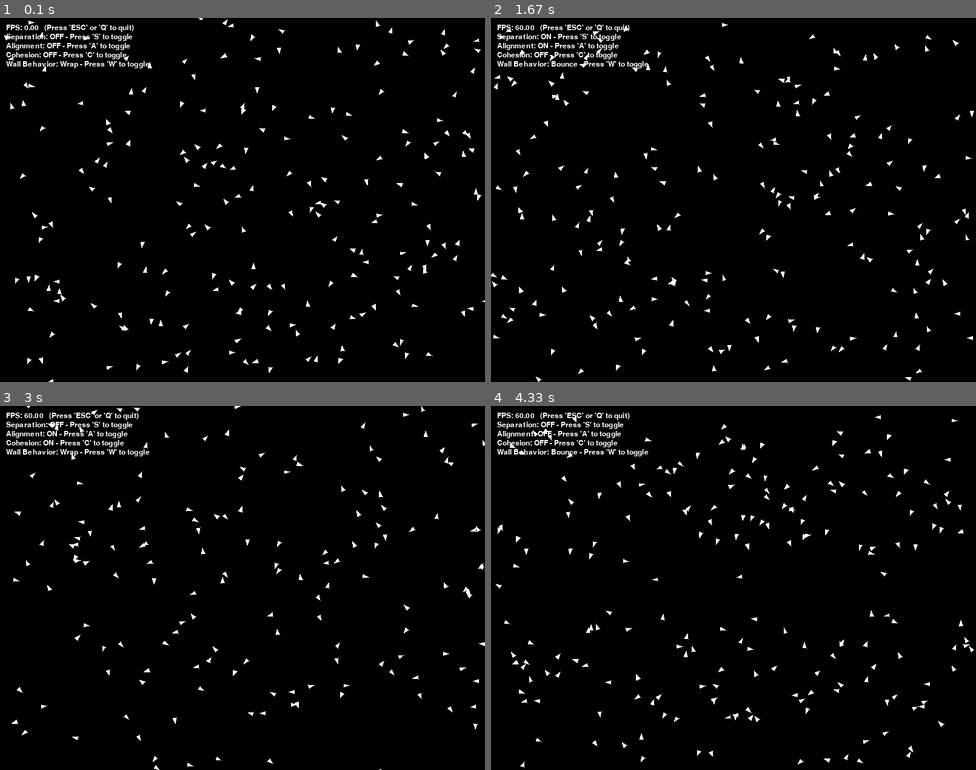
Above: before the commit, frames 1-4 (two rows, left to right).
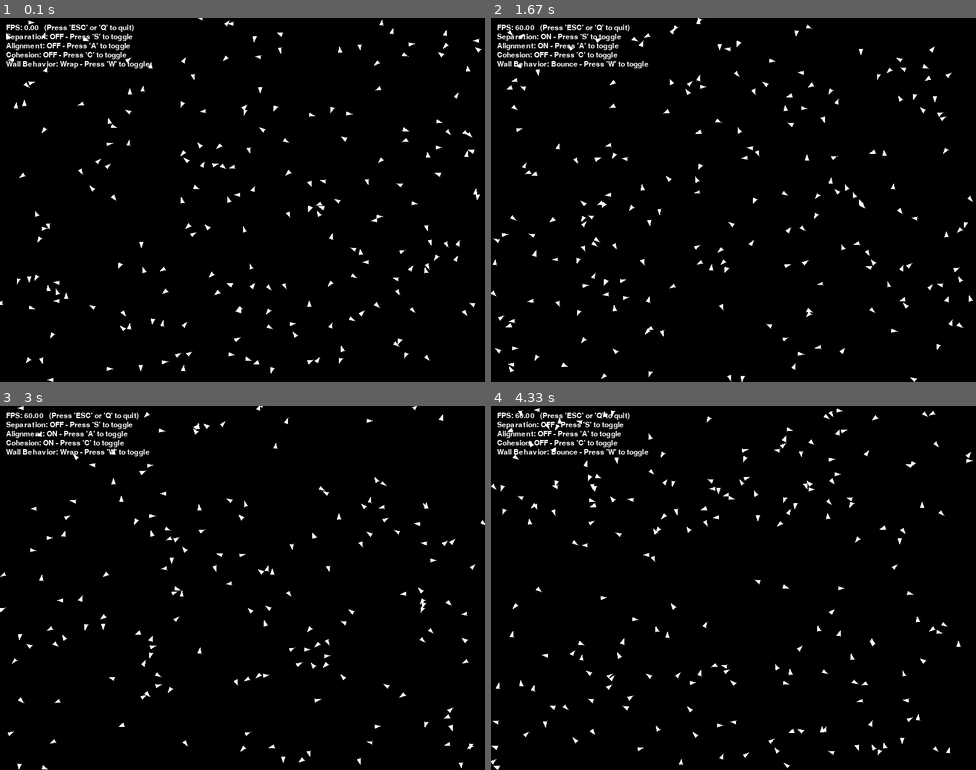
Above: after the commit, the same moments.

Repository: eliotjerusalmi/lab8-pygame
Game: pygame game, started from boids_exam.py
The game is run twice, just before and just after one commit, with the same random seed, the same clock (stepped at 60 frames per second) and the same inputs.
Inputs:
- Up to frame 1 (0.1 s): no input
- Up to frame 2 (1.67 s): hold W 0.33-0.8 s; hold A 0.83-1.37 s; hold S from 1.4 s (still down)
- Up to frame 3 (3 s): release S at 1.7 s; hold A 1.73-2.13 s; tap C at 1.88 s; hold W 2.17-2.53 s; hold S 2.57-2.93 s; hold A from 2.97 s (still down)
- Up to frame 4 (4.33 s): tap C at 3.12 s; release A at 3.43 s; hold W 3.47-3.77 s; hold A from 3.8 s (still down)

The runs differ from the first frame. In frame 1, 1.6% of the frame differs, in the area x 0-100%, y 0-100%; in frame 2, 2.9%; in frame 3, 2.3%; in frame 4, 3.0%.

Commit message:
exam: q11 - boids: random steer

Diff:
--- a/boids_exam.py
+++ b/boids_exam.py
@@ -80,8 +80,12 @@
 
     # TODO: Implement Random Steering of the velocity vector to create more natural movement
     def _random_steer(self, spread: float = 0.2) -> None:
-        # # Randomly steer a bit to create more natural movement
-        pass
+
+        angle = math.atan2(self.vy, self.vx)
+        angle += random.uniform(-spread, spread)
+
+        self.vx = math.cos(angle) * self.speed
+        self.vy = math.sin(angle) * self.speed
 
 
     # TODO: Implement the three main boid behaviors: separation, alignment, and cohesion
